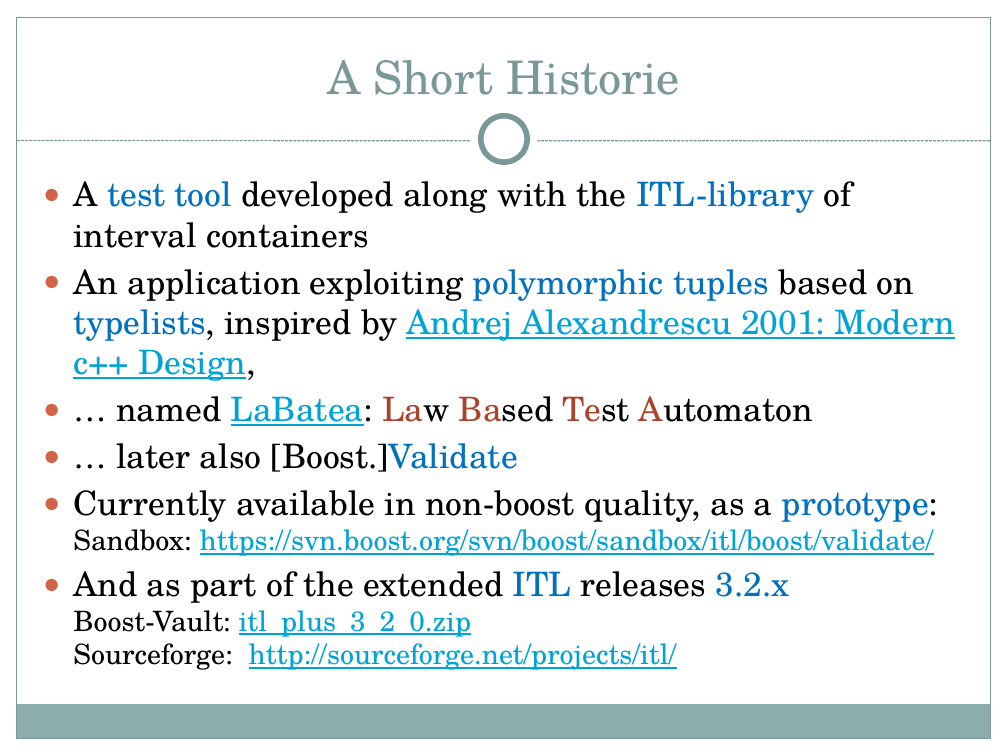
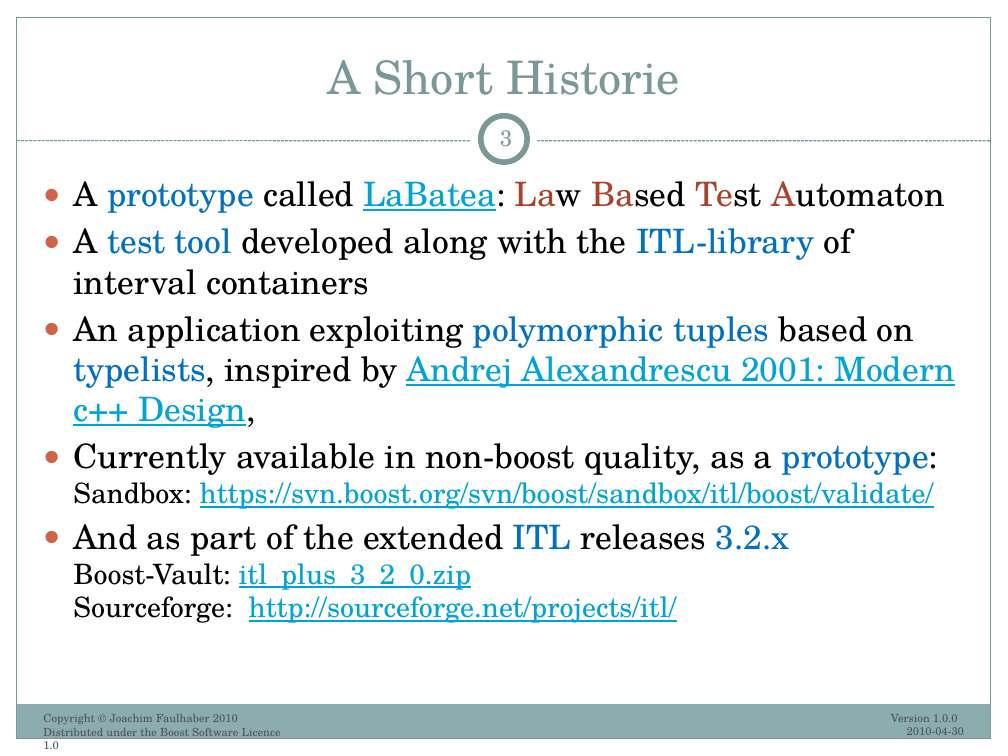
Before and after one commit to ryppl/boost-history, a slide deck: slide 3 of itl/libs/validate/doc/boostcon2010/BoostAlabaster.pptx. Drawn at 1008x756 pixels with LibreOffice and Linux fonts; fonts in the diff are those of the drawing; background and template pictures are left out. Boxes give left, top, right and bottom in pixels: in the first picture for what was removed or moved away, otherwise in the second. Text is boxed around its words. In the diff, an @@ line names an element or a change of style, - is before the commit and + after.

Commit message:
First Version 1.0.0 of the BoostCon2010 talk on Boost.Alabster is now complete.
SVN-Revision: 61706

```diff
--- a/itl/libs/validate/doc/boostcon2010/BoostAlabaster.pptx
+++ b/itl/libs/validate/doc/boostcon2010/BoostAlabaster.pptx
@@ page number added at bbox=[500, 130, 512, 146], 16 pt, text #7C999A @@
+3
@@ text at bbox=[73, 181, 945, 213]: paragraph added @@
+● A prototype called LaBatea: Law Based Test Automaton
@@ text at bbox=[116, 396, 813, 472]: paragraphs removed @@
-● … named LaBatea: Law Based Test Automaton
-● … later also [Boost.]Validate
@@ text added at bbox=[43, 714, 281, 749], 8 pt, text #4B5064 @@
+Copyright © Joachim Faulhaber 2010 Distributed under the Boost Software Licence 1.0
@@ text added at bbox=[891, 714, 964, 735], 8 pt, text #4B5064 @@
+Version 1.0.0 2010-04-30
```
Also in this commit, not shown: 42 other slides changed, 1 slide added, 3 slides removed.
